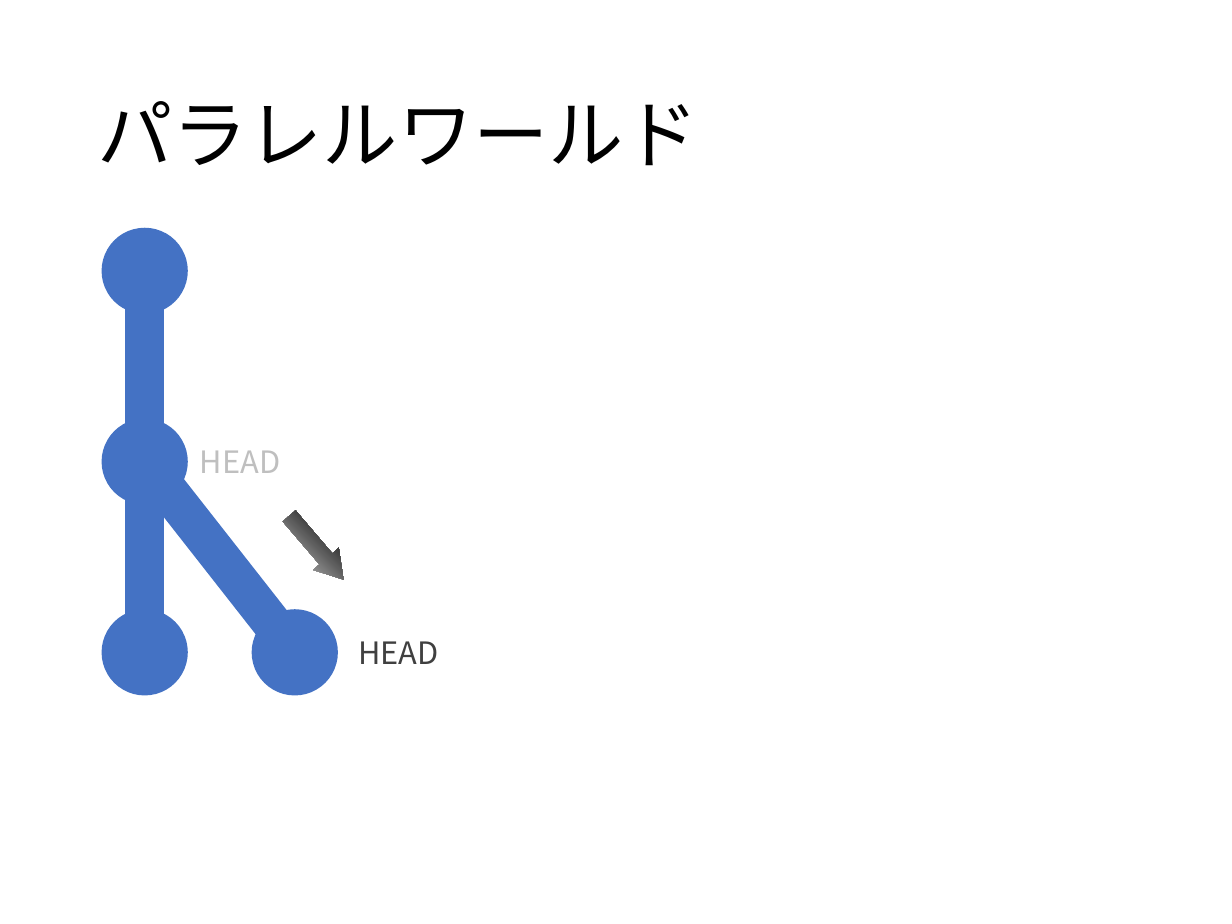
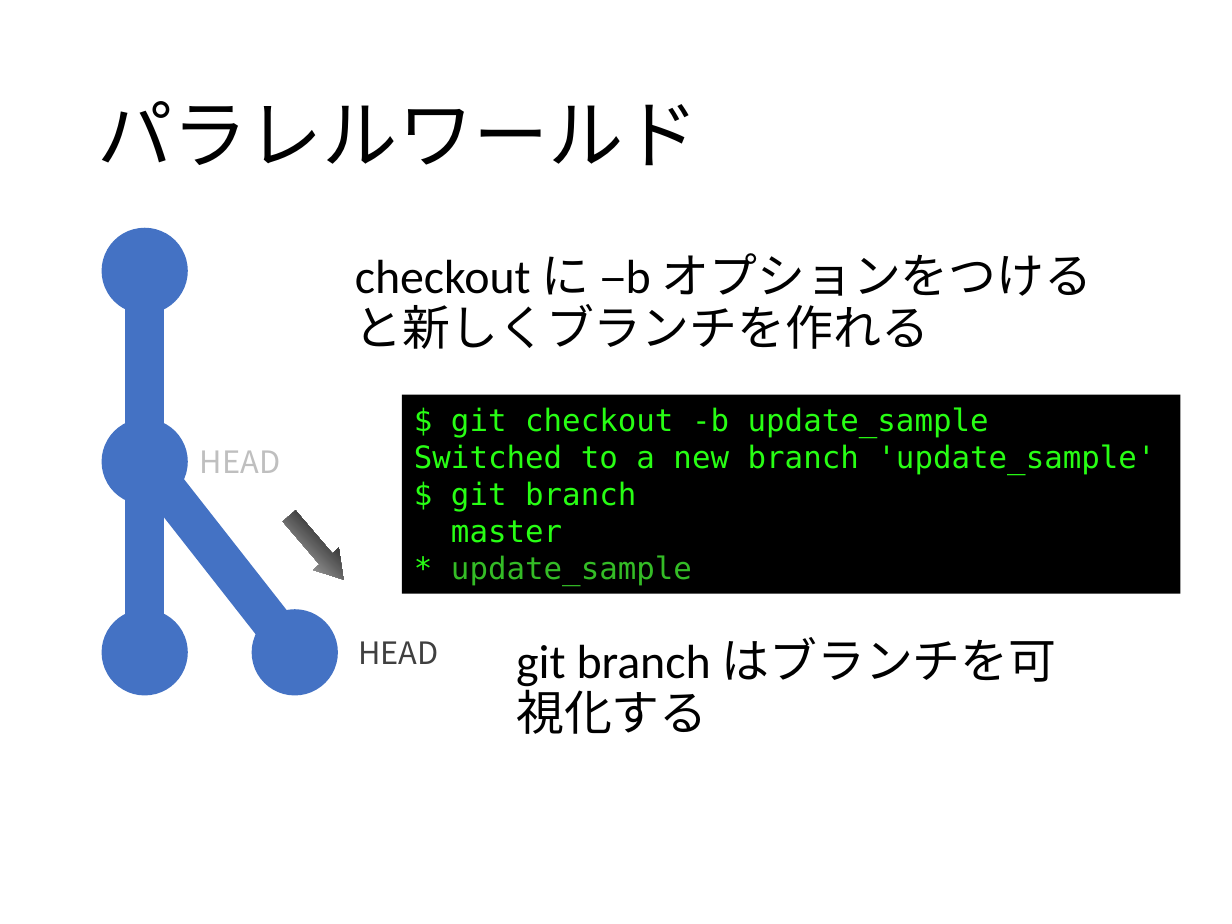
Before and after one commit to matsubara0507/learn-you-a-git-for-great-good, a slide deck: slide 8 of slide/part2.pptx (slide 7 before the commit). Drawn at 1232x924 pixels with LibreOffice and Linux fonts; fonts in the diff are those of the drawing; background and template pictures are left out. Boxes give left, top, right and bottom in pixels: in the first picture for what was removed or moved away, otherwise in the second. Text is boxed around its words. In the diff, an @@ line names an element or a change of style, - is before the commit and + after.

```diff
--- a/slide/part2.pptx
+++ b/slide/part2.pptx
@@ text added at (355,253,1093,349), 28 pt, text #000000 @@
+checkout に –b オプションをつけると新しくブランチを作れる
@@ rectangle added at (402,394,1180,594), fill #000000, 18 pt, text #28FE14 @@
+$ git checkout -b update_sample
+Switched to a new branch 'update_sample'
+$ git branch
+master
+* update_sample
@@ text added at (516,637,1057,734), 28 pt, text #000000 @@
+git branch はブランチを可視化する
```
Also in this commit, not shown: 3 other slides changed, 3 slides added, 7 other files.
